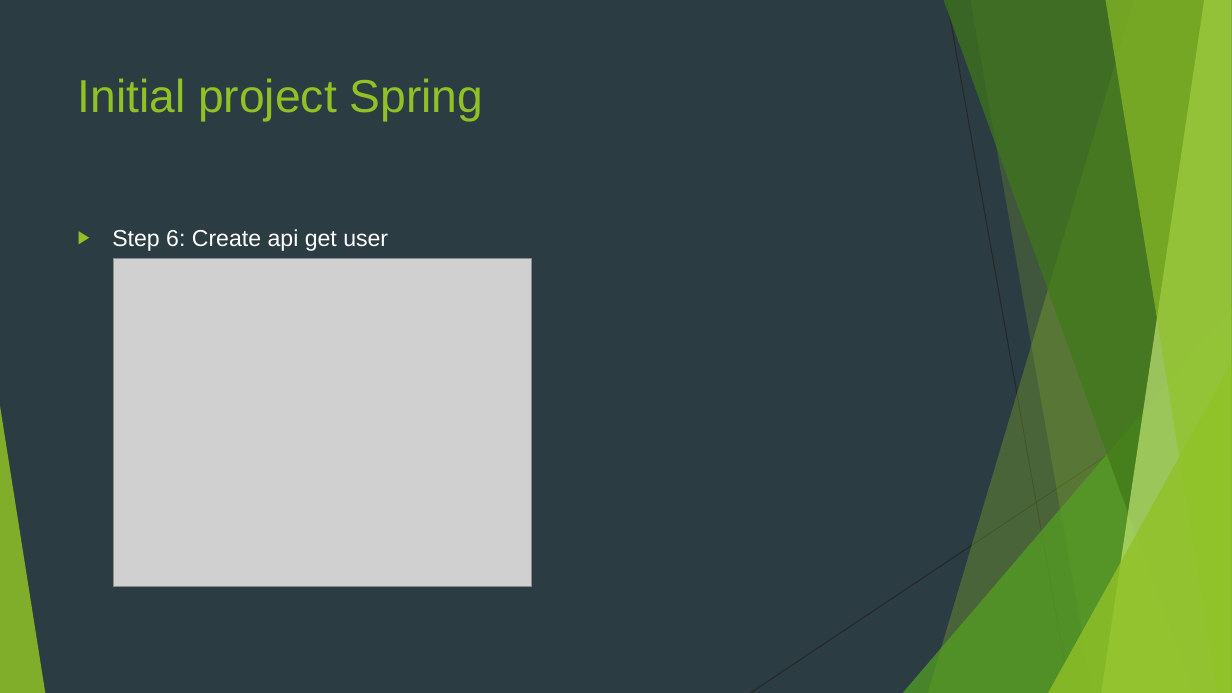
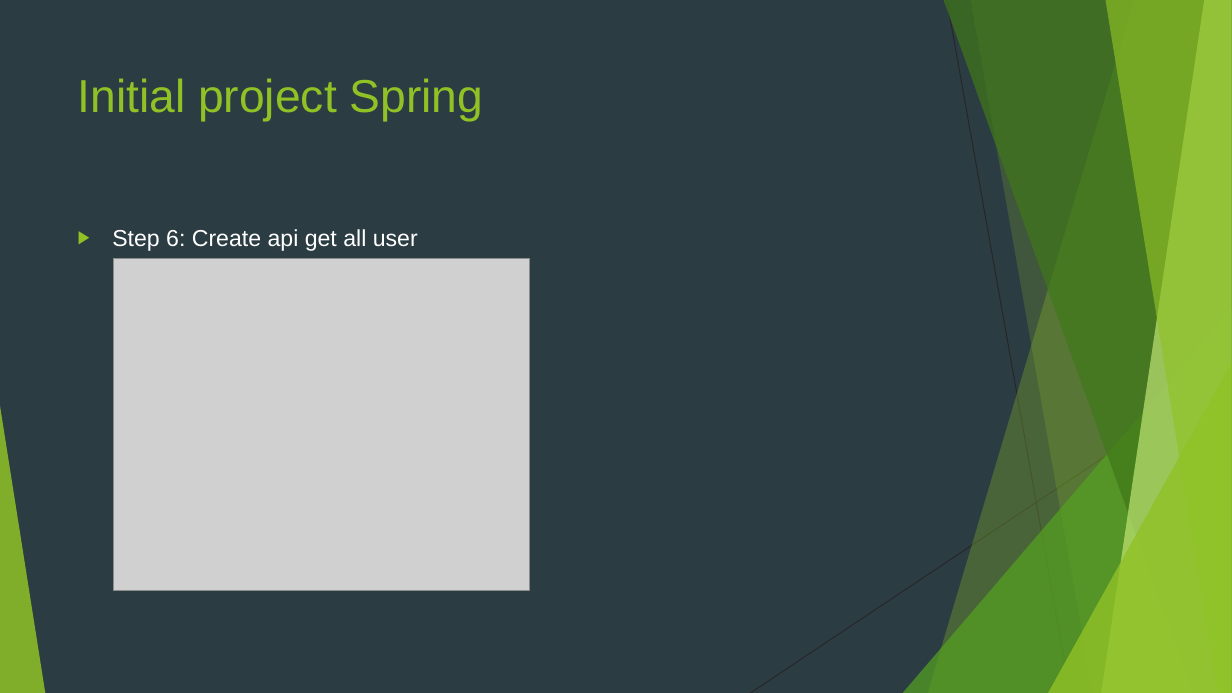
Before and after one commit to sobbingwind/SpringBoot, a slide deck: slide 23 of 02.RESTful API.pptx. Drawn at 1232x693 pixels with LibreOffice and Linux fonts; fonts in the diff are those of the drawing; grey boxes stand for pictures. Boxes give left, top, right and bottom in pixels: in the first picture for what was removed or moved away, otherwise in the second. Text is boxed around its words. In the diff, an @@ line names an element or a change of style, - is before the commit and + after.

```diff
--- a/02.RESTful API.pptx
+++ b/02.RESTful API.pptx
@@ text at (x1=112, y1=229, x2=418, y2=251): text changed @@
-▶ Step 6: Create api get user
+▶ Step 6: Create api get all user
@@ picture resized from (x1=114, y1=259, x2=531, y2=587) to (x1=114, y1=259, x2=530, y2=591) @@
```
Also in this commit, not shown: 7 slides added.
